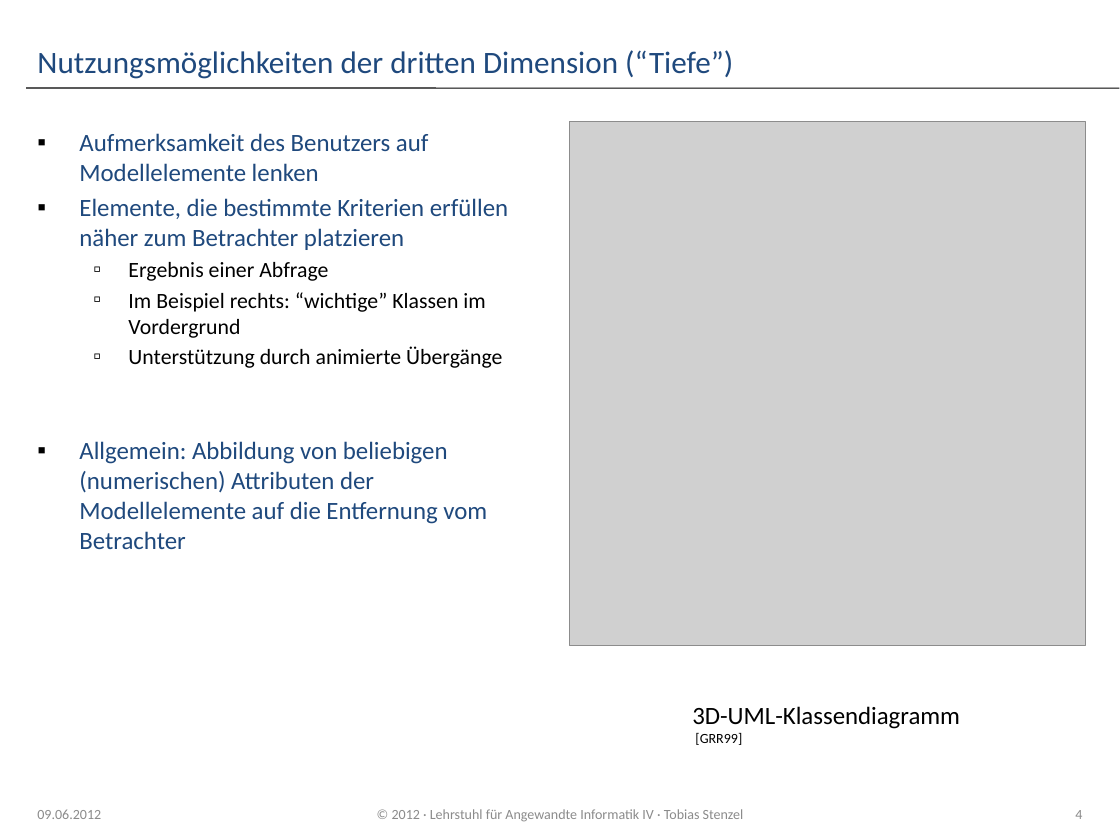
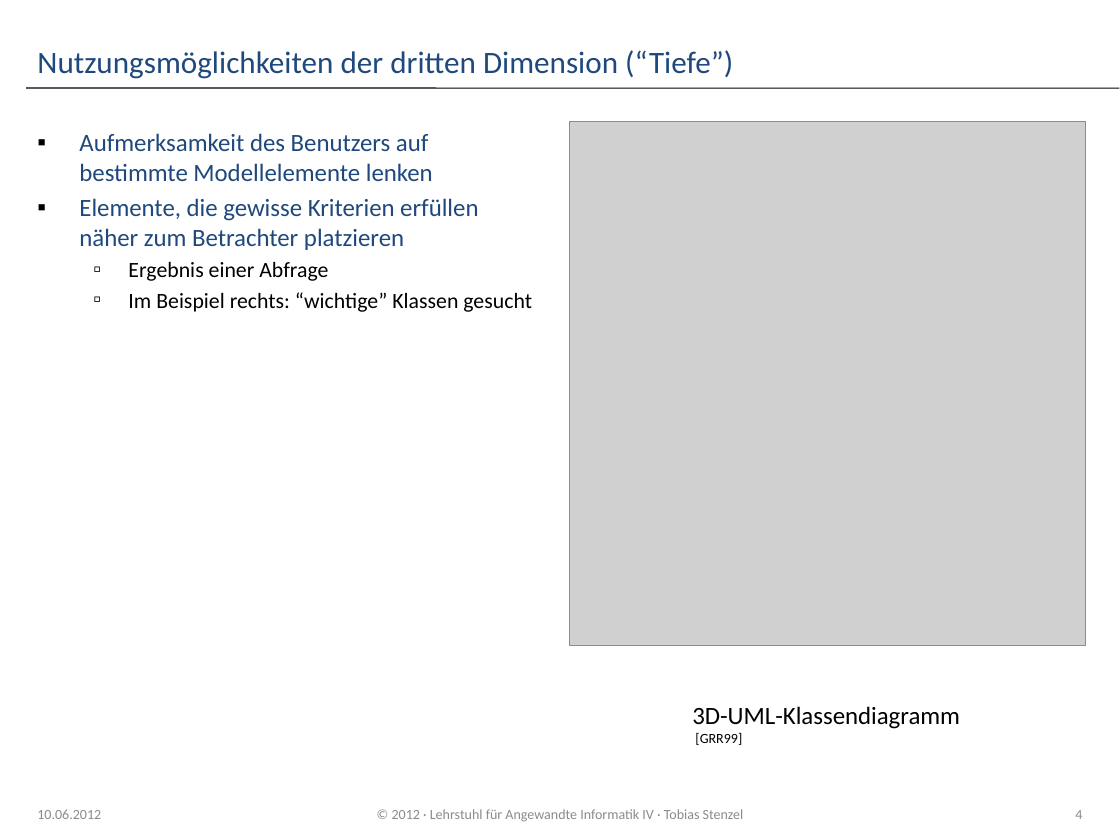
Before and after one commit to dpausp/ba-thesis, a slide deck: slide 4 of Praesentation_IPM3D.pptx. Drawn at 1120x840 pixels with LibreOffice and Linux fonts; fonts in the diff are those of the drawing; grey boxes stand for pictures; background and template pictures are left out. Boxes give left, top, right and bottom in pixels: in the first picture for what was removed or moved away, otherwise in the second. Text is boxed around its words. In the diff, an @@ line names an element or a change of style, - is before the commit and + after.

```diff
--- a/Praesentation_IPM3D.pptx
+++ b/Praesentation_IPM3D.pptx
@@ text at [79, 133, 478, 250]: text changed @@
-▪ Aufmerksamkeit des Benutzers auf Modellelemente lenken
-▪ Elemente, die bestimmte Kriterien erfüllen näher zum Betrachter platzieren
+▪ Aufmerksamkeit des Benutzers auf bestimmte Modellelemente lenken
+▪ Elemente, die gewisse Kriterien erfüllen näher zum Betrachter platzieren
@@ text at [128, 292, 532, 312]: text changed; size 16 to 14 pt; text colour #1F497D to #000000 @@
-  ▫ Im Beispiel rechts: “wichtige” Klassen im Vordergrund
-  ▫ Unterstützung durch animierte Übergänge
-▪ Allgemein: Abbildung von beliebigen (numerischen) Attributen der Modellelemente auf die Entfernung vom Betrachter
+  ▫ Im Beispiel rechts: “wichtige” Klassen gesucht
@@ text at [37, 809, 101, 819]: text changed @@
-09.06.2012
+10.06.2012
```
Also in this commit, not shown: 27 other slides changed, 2 slides added, 3 slides removed, 1 other file.
